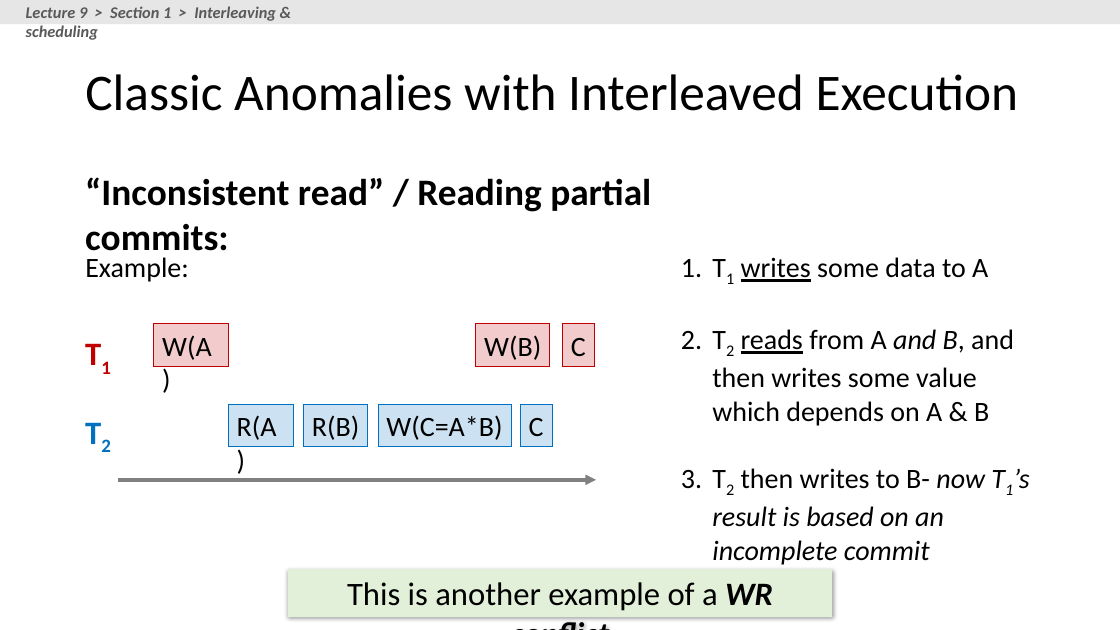
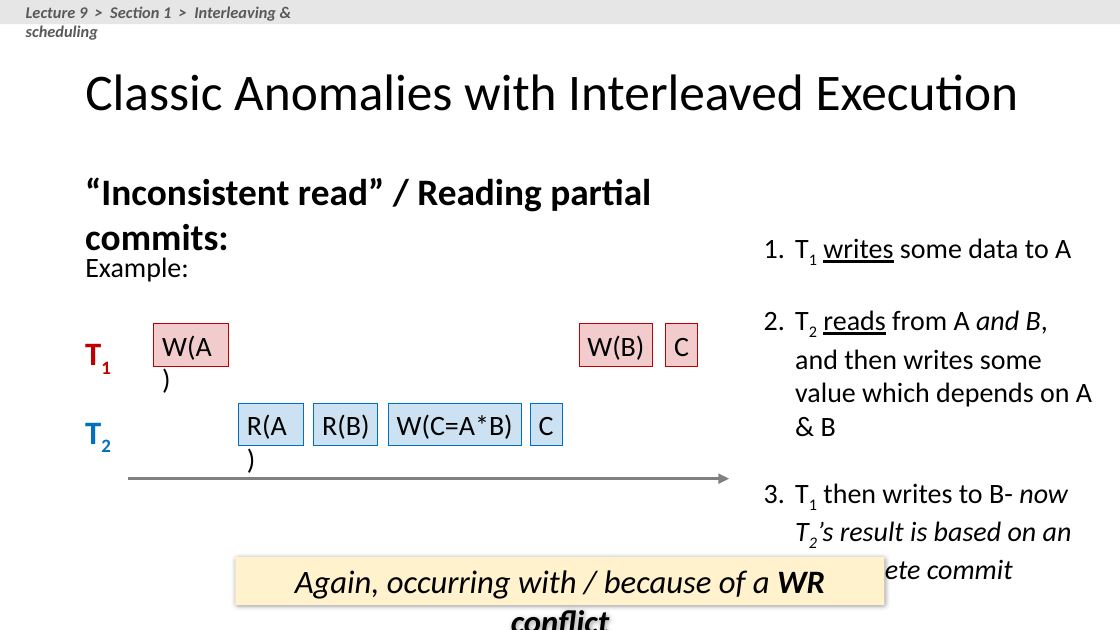
Before and after one commit to XIEQ/cs145-notebooks, a slide deck: slide 84 of lecture-8-9/Lectures_8_9_TXNs.pptx (slide 82 before the commit). Drawn at 1120x630 pixels with LibreOffice and Linux fonts; fonts in the diff are those of the drawing. Boxes give left, top, right and bottom in pixels: in the first picture for what was removed or moved away, otherwise in the second. Text is boxed around its words. In the diff, an @@ line names an element or a change of style, - is before the commit and + after.

```diff
--- a/lecture-8-9/Lectures_8_9_TXNs.pptx
+++ b/lecture-8-9/Lectures_8_9_TXNs.pptx
@@ text "T1 writes some data to ..." moved from (x1=712, y1=257, x2=1029, y2=565) to (x1=795, y1=238, x2=1092, y2=586) @@
@@ rectangle "W(B)" moved from (x1=476, y1=324, x2=550, y2=366) to (x1=579, y1=324, x2=653, y2=366) @@
@@ rectangle "C" moved from (x1=563, y1=324, x2=595, y2=366) to (x1=666, y1=324, x2=698, y2=366) @@
@@ 4 rectangles moved together from (x1=229, y1=405, x2=552, y2=447) to (x1=239, y1=403, x2=563, y2=445) @@
@@ arrow moved from (118, 480) - (597, 480) to (129, 479) - (729, 479) @@
@@ text at (x1=795, y1=483, x2=1072, y2=586): text changed @@
-3. T2 then writes to B- now T1’s result is based on an incomplete commit
+3. T1 then writes to B- now T2’s result is based on an incomplete commit
@@ rectangle "Again, occurring with / because ..." resized from (x1=288, y1=570, x2=833, y2=618) to (x1=235, y1=557, x2=885, y2=605) @@
@@ rectangle "Again, occurring with / because ..." at (x1=235, y1=557, x2=885, y2=605): fill #E2F0D9 to #FFF2CC @@
@@ text in rectangle at (x1=295, y1=570, x2=825, y2=599): text changed; italic on @@
-This is another example of a WR conflict
+Again, occurring with / because of a WR conflict
```
Also in this commit, not shown: 18 other slides changed, 3 slides added, 1 slide removed, 4 other files.
